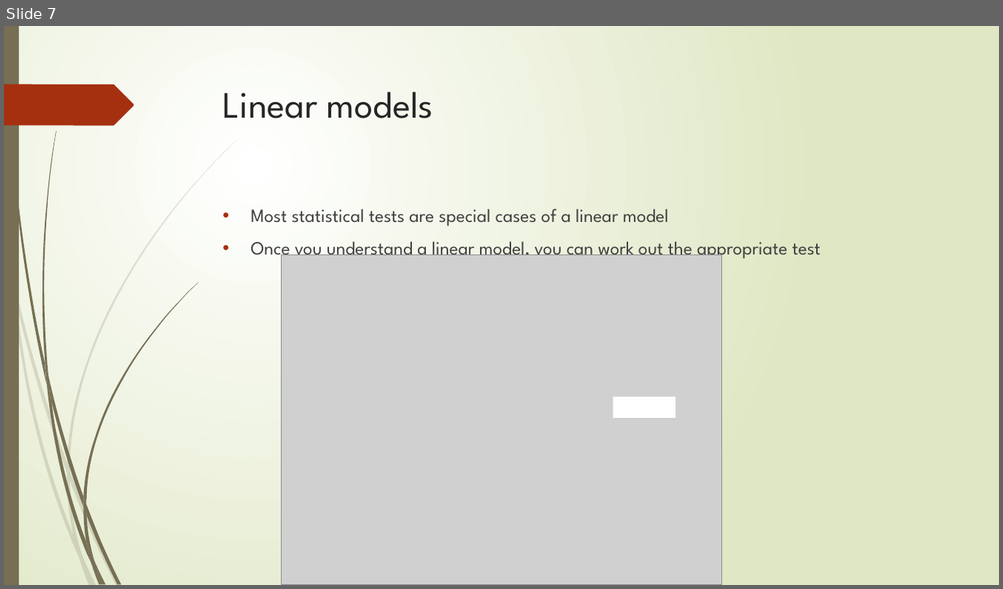
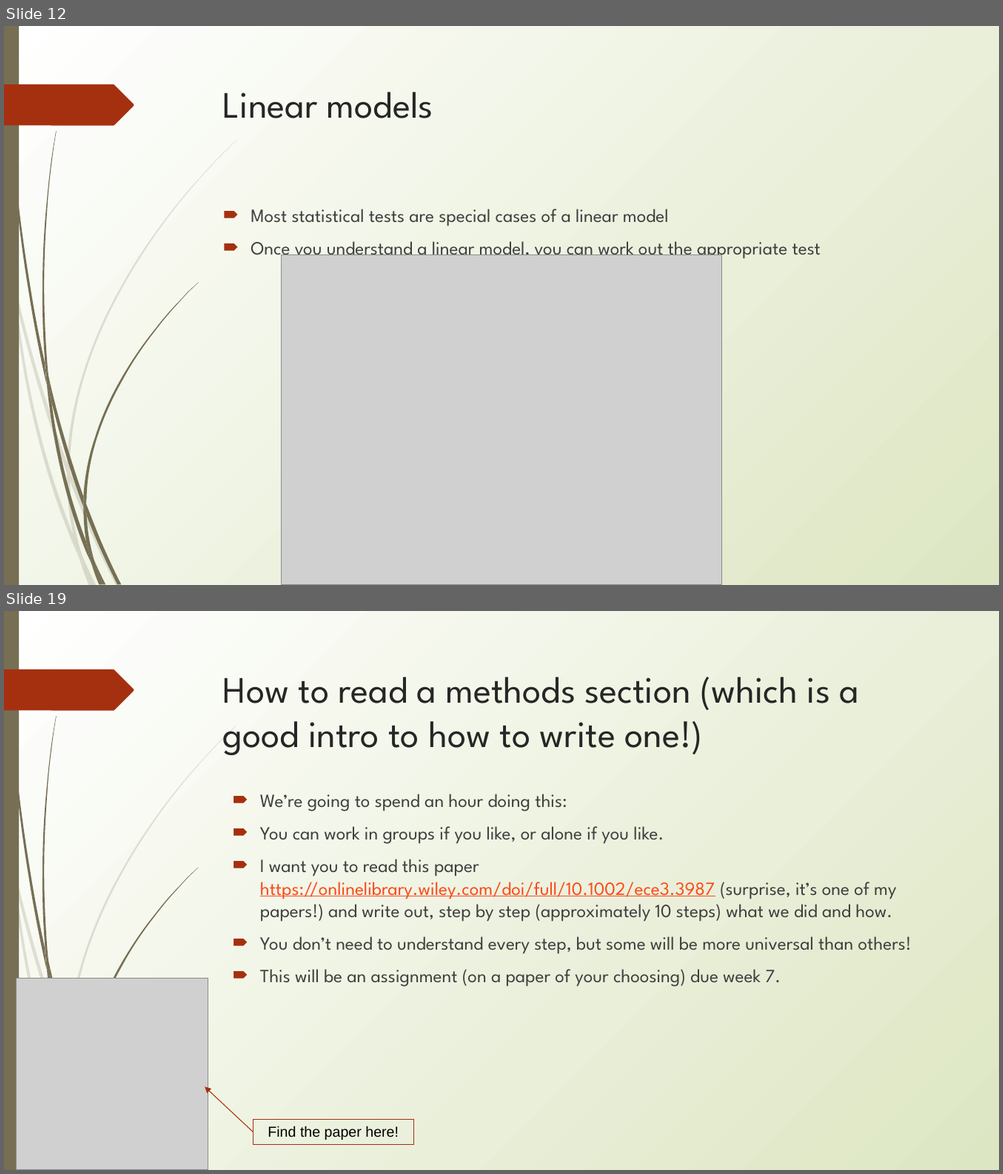
Before and after one commit to erynmcfarlane/GraduateStatsClass, a slide deck: Lecture1.pptx. Shown one above the other, each under a label of ours: slide 7 before the commit, slides 12 and 19 after it; the slides between them are not shown. The pictures are 1003x589 and 1003x1174 pixels, drawn with LibreOffice and Linux fonts; fonts in the diff are those of the drawing; grey boxes stand for pictures. Boxes give left, top, right and bottom in pixels: in the first picture for what was removed or moved away, otherwise in the second. Text is boxed around its words. In the diff, an @@ line names an element or a change of style, - is before the commit and + after.

```diff
--- a/Lecture1.pptx
+++ b/Lecture1.pptx
@@ slide 19 added at bbox=[4, 611, 999, 1170], background gradient #FFFFFF to #DDE6C3; not listed: 20 template elements that a slide beside it also shows @@
@@ title added at bbox=[223, 677, 859, 755], 36 pt, text #262626 @@
+How to read a methods section (which is a good intro to how to write one!)
@@ text added at bbox=[260, 794, 911, 987], 18 pt, text #3F3F3F @@
+🠶 We’re going to spend an hour doing this:
+🠶 You can work in groups if you like, or alone if you like.
+🠶 I want you to read this paper https://onlinelibrary.wiley.com/doi/full/10.1002/ece3.3987 (surprise, it’s one of my papers!) and write out, step by step (approximately 10 steps) what we did and how.
+🠶 You don’t need to understand every step, but some will be more universal than others!
+🠶 This will be an assignment (on a paper of your choosing) due week 7.
@@ picture added at bbox=[16, 978, 208, 1170] @@
@@ arrow added from (253, 1133) to (205, 1087), #A52D0C 0.75 pt @@
@@ rectangle added at bbox=[253, 1120, 414, 1145], outline #A53010 0.75 pt, 14 pt, text #000000 @@
+Find the paper here!
@@ what was slide 7 is now slide 12 @@
@@ slide 12 changed as well @@
@@ background gradient #FFFFFF to #DFE8C4 to gradient #FFFFFF to #DDE6C3 @@
@@ freeform shape at bbox=[4, 84, 134, 125]: rotation 0 to 180 degrees @@
@@ text "Most statistical tests are special ..." at bbox=[250, 209, 820, 261]: text colour #404040 to #3F3F3F; bullet • to 🠶; less space between paragraphs @@
@@ rectangle removed at bbox=[613, 397, 675, 417] @@
```
Also in this commit, not shown: 10 other slides changed, 7 other slides added, 1 other file.
